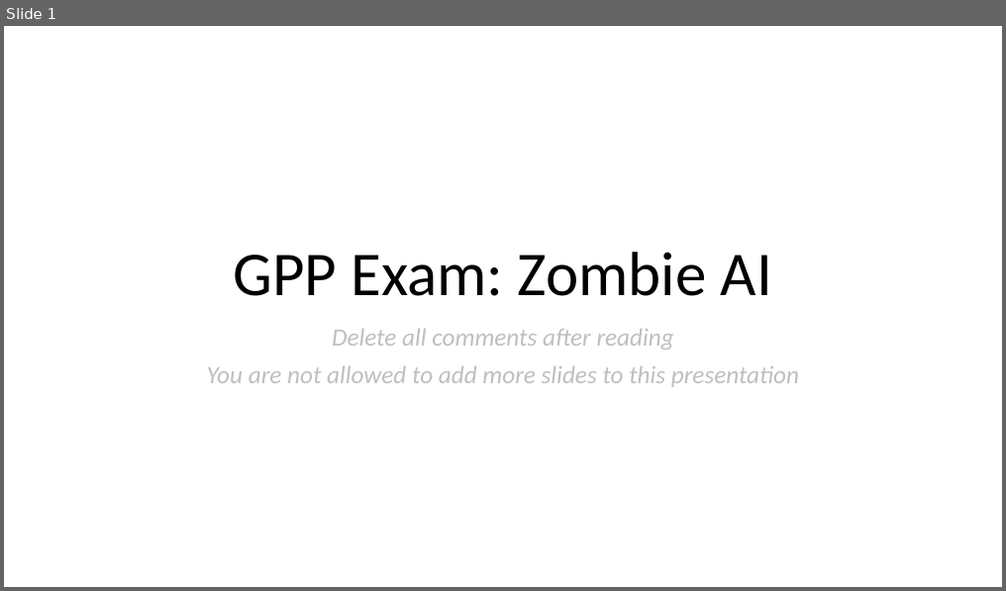
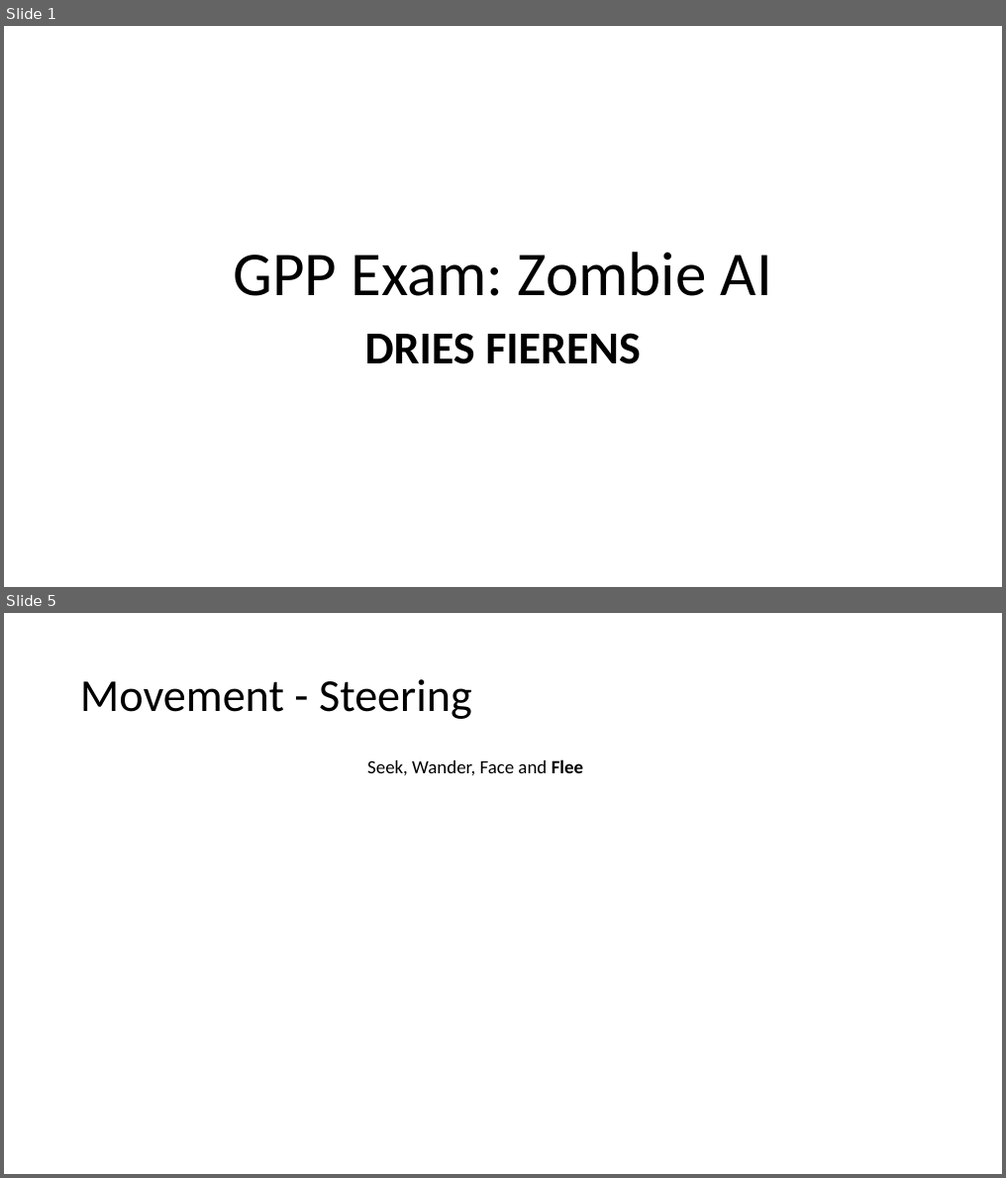
Before and after one commit to DAE-GD-2025-2026/gameai-zombie-Dries-Fierens, a slide deck: GPP_ZombieAI_FierensDries_2DAE11.pptx. Shown one above the other, each under a label of ours: slide 1 before the commit, slides 1 and 5 after it; the slides between them are not shown. The pictures are 1006x591 and 1006x1178 pixels, drawn with LibreOffice and Linux fonts; fonts in the diff are those of the drawing. Boxes give left, top, right and bottom in pixels: in the first picture for what was removed or moved away, otherwise in the second. Text is boxed around its words. In the diff, an @@ line names an element or a change of style, - is before the commit and + after.

```diff
--- a/GPP_ZombieAI_FierensDries_2DAE11.pptx
+++ b/GPP_ZombieAI_FierensDries_2DAE11.pptx
@@ slide 5 added at <box>4,613,1002,1174</box>, background #FFFFFF @@
@@ title added at <box>80,679,472,719</box>, 44 pt, text #000000 @@
+Movement - Steering
@@ text added at <box>367,760,583,776</box>, 18 pt, text #000000 @@
+Seek, Wander, Face and Flee
@@ slide 1 changed as well @@
@@ subtitle at <box>365,333,641,365</box>: text changed; size 24 to 44 pt; text colour #BFBFBF to #000000; bold on; italic off @@
-Delete all comments after reading
-You are not allowed to add more slides to this presentation
+DRIES FIERENS
```
Also in this commit, not shown: 2 other slides changed, 2 other slides added, 4 slides removed.
